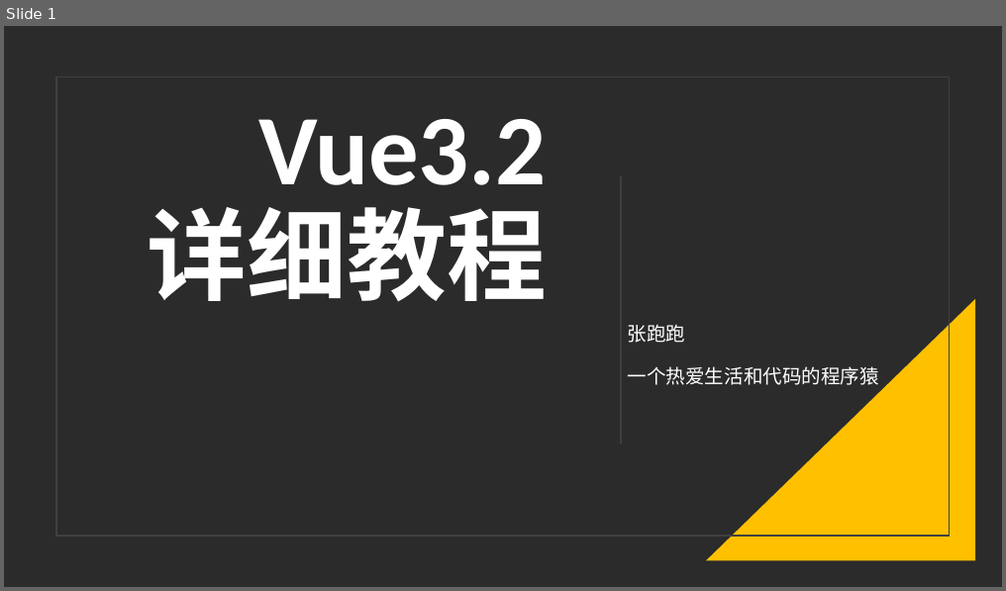
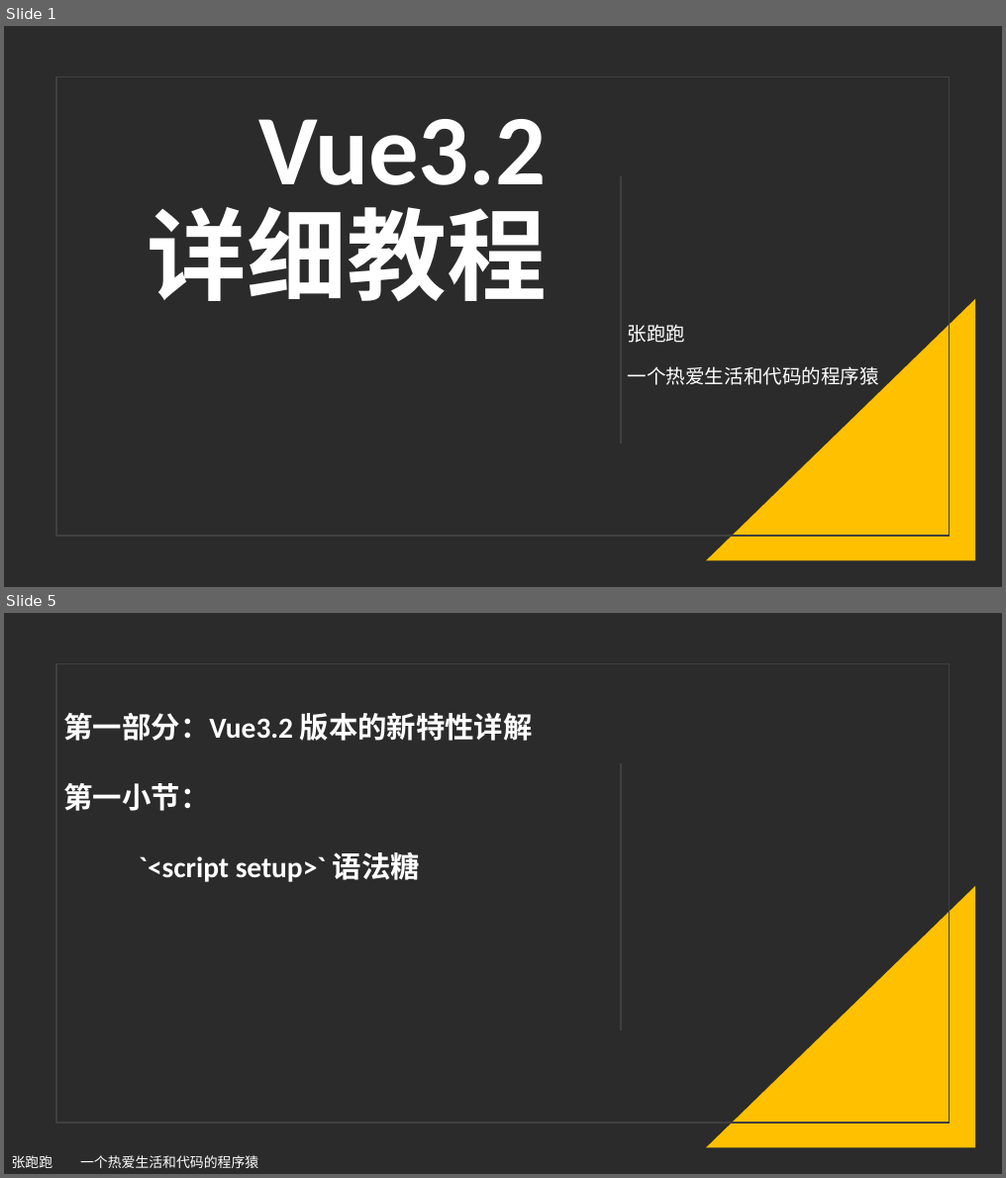
Before and after one commit to iyuangang/web-study-record, a slide deck: Vue/Vue3.2-released/vue3.2详细教程.pptx. Shown one above the other, each under a label of ours: slide 1 before the commit, slides 1 and 5 after it; the slides between them are not shown. The pictures are 1006x591 and 1006x1178 pixels, drawn with LibreOffice and Linux fonts; fonts in the diff are those of the drawing; background and template pictures are left out; a plain dark background stands for a picture behind light text. Boxes give left, top, right and bottom in pixels: in the first picture for what was removed or moved away, otherwise in the second. Text is boxed around its words. In the diff, an @@ line names an element or a change of style, - is before the commit and + after.

```diff
--- a/Vue/Vue3.2-released/vue3.2详细教程.pptx
+++ b/Vue/Vue3.2-released/vue3.2详细教程.pptx
@@ slide 5 added at (4, 613, 1002, 1174), background picture (left out) @@
@@ rectangle added at (4, 613, 1002, 1174), fill #FFFFFF @@
@@ rectangle added at (56, 663, 949, 1123), outline #404040 1.5 pt @@
@@ subtitle added at (64, 713, 533, 882), 28 pt, text #FFFFFF, bold @@
+第一部分：Vue3.2 版本的新特性详解
+第一小节：
+`<script setup>` 语法糖
@@ line added from (621, 765) to (621, 1030), #404040 1.5 pt @@
@@ right triangle added at (706, 886, 976, 1149), fill #FFC000 @@
@@ text added at (12, 1156, 258, 1168), 13.2 pt, text #FFFFFF @@
+张跑跑 一个热爱生活和代码的程序猿
```
Also in this commit, not shown: 8 slides changed, 8 other slides added, 9 other files.
